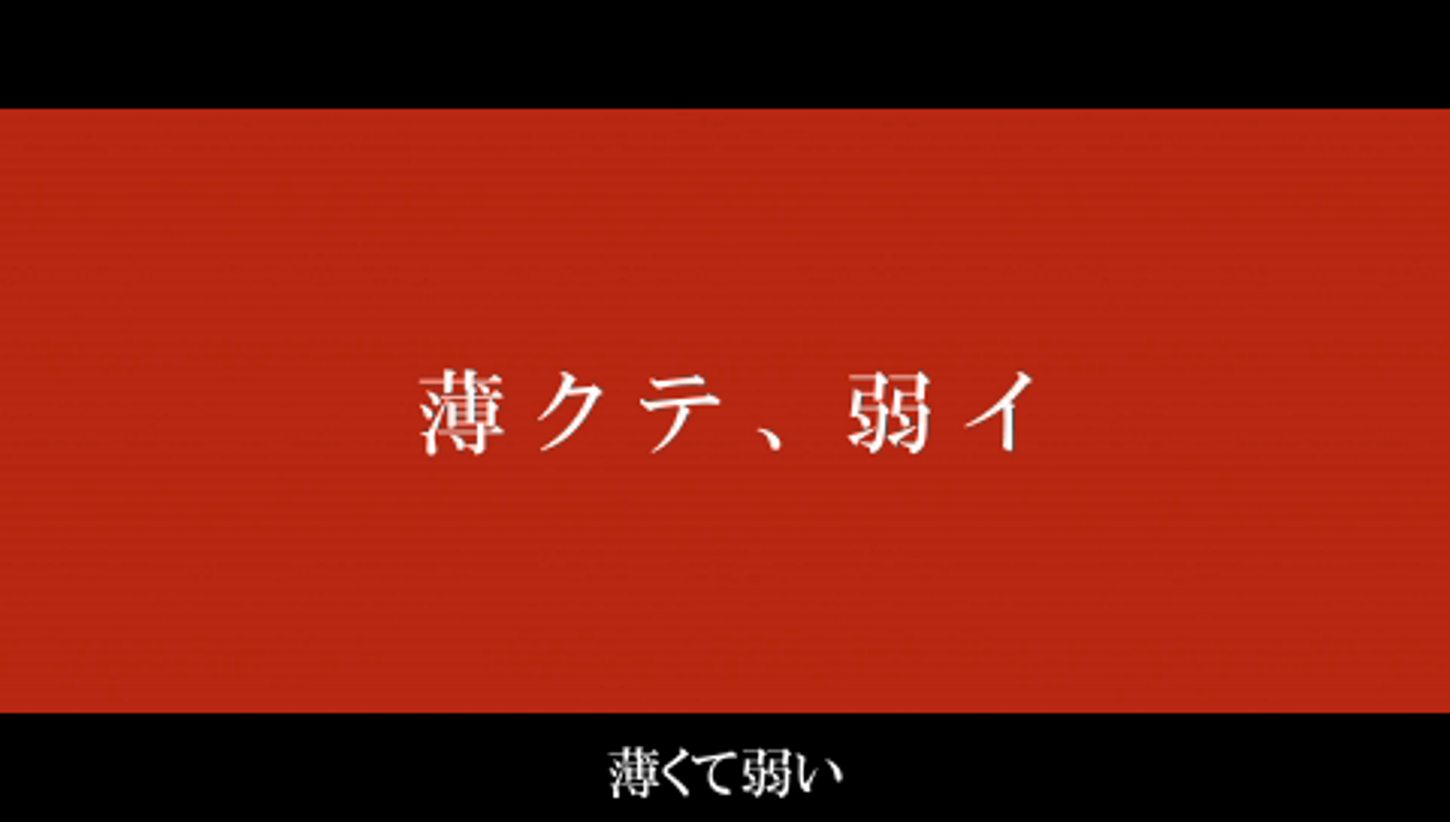
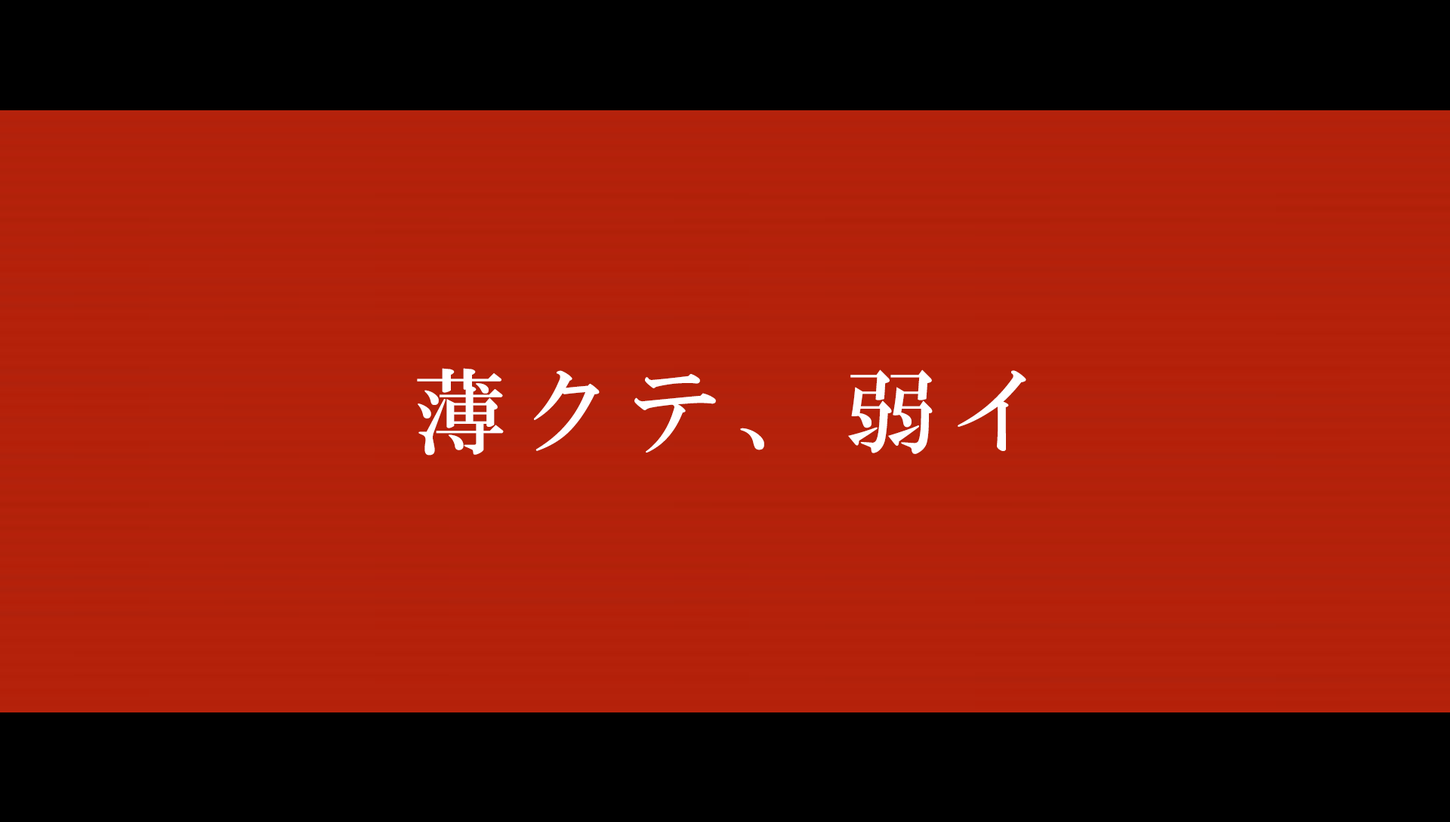
Layer changes from the first 1450x822 image to the second:
added layer "薄クテ、弱イ" above "Layer 2" over [416,367,1027,456]
showed "Layer 2" over [0,107,1450,800]
